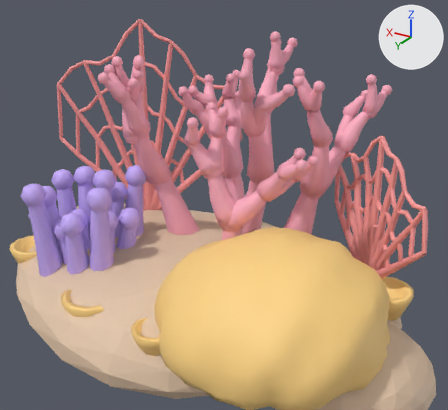
Two versions of the glTF model assets/meshes/SharkBaitCoral.glb, one commit apart.
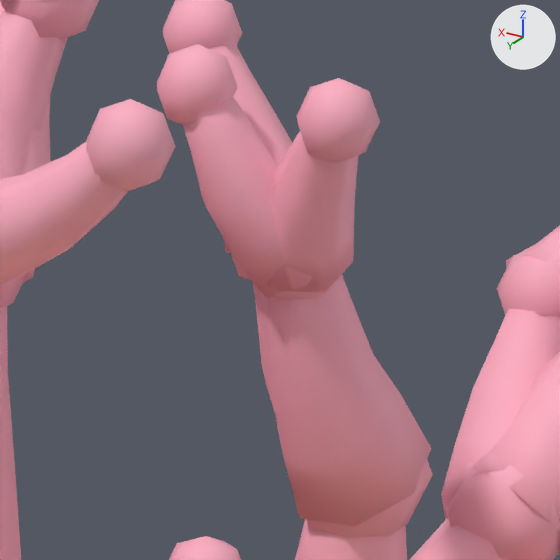
The first picture shows the older version from a 50 mm lens placed at (-5.81, 9.0, 7.52), pointed at (-0.2, -0.35, 2.85). The close-ups show the older and then the newer version on the part from 60% to 79% of the width and 17% to 37% of the height of that picture. Only the edits that show in the close-ups are written down. The lights are fixed; the arrows at upper right show +X, +Y and +Z. Vertices at exactly the same position are counted once.

In view in the first close-up: 'CoralA'.
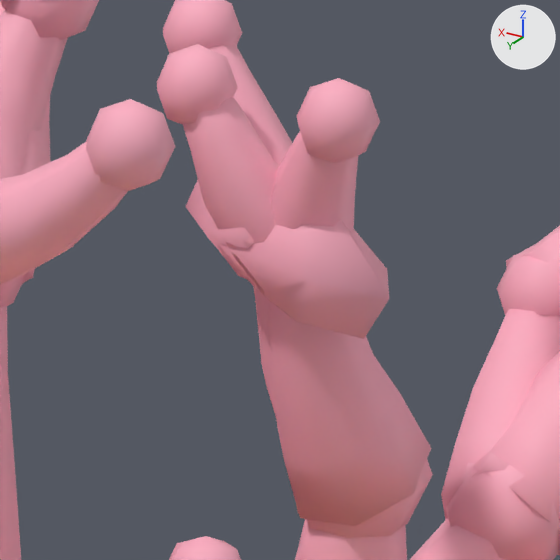
Pixel boxes [x1, y1, x2, y2] of what changed, in the close-ups (560 x 560 px; the box of a moved part takes in the faces that stretch with it):
part 1 of me_corala, moved or reshaped (mostly hidden before): before [230, 251, 341, 300]; after [185, 180, 389, 339]

Patch to the scene script:
```diff
--- a/assets/meshes/SharkBaitCoral.glb.py
+++ b/assets/meshes/SharkBaitCoral.glb.py
@@ me_corala @@
 me_corala.from_pydata(...)  # 3899 vertices, 7392 faces; spans x -2.56..1.63, y -2.95..1.02, z 1.56..5.97
 # used by ob_corala; location = (0.0, 0.0, 0.0)
+# me_corala part 1: 18 of 3899 vertices moved; they spanned x -1.86..-1.58, y -0.88..-0.63, z 4.79..5.02 and now span x -2.07..-1.42, y -0.92..-0.48, z 4.72..5.06; mean shift (0.0, 0.05, 0.02); largest move (-1.86, -0.7, 4.89) -> (-2.07, -0.56, 4.85)
 me_corala.materials.append(mat_corala)
```
